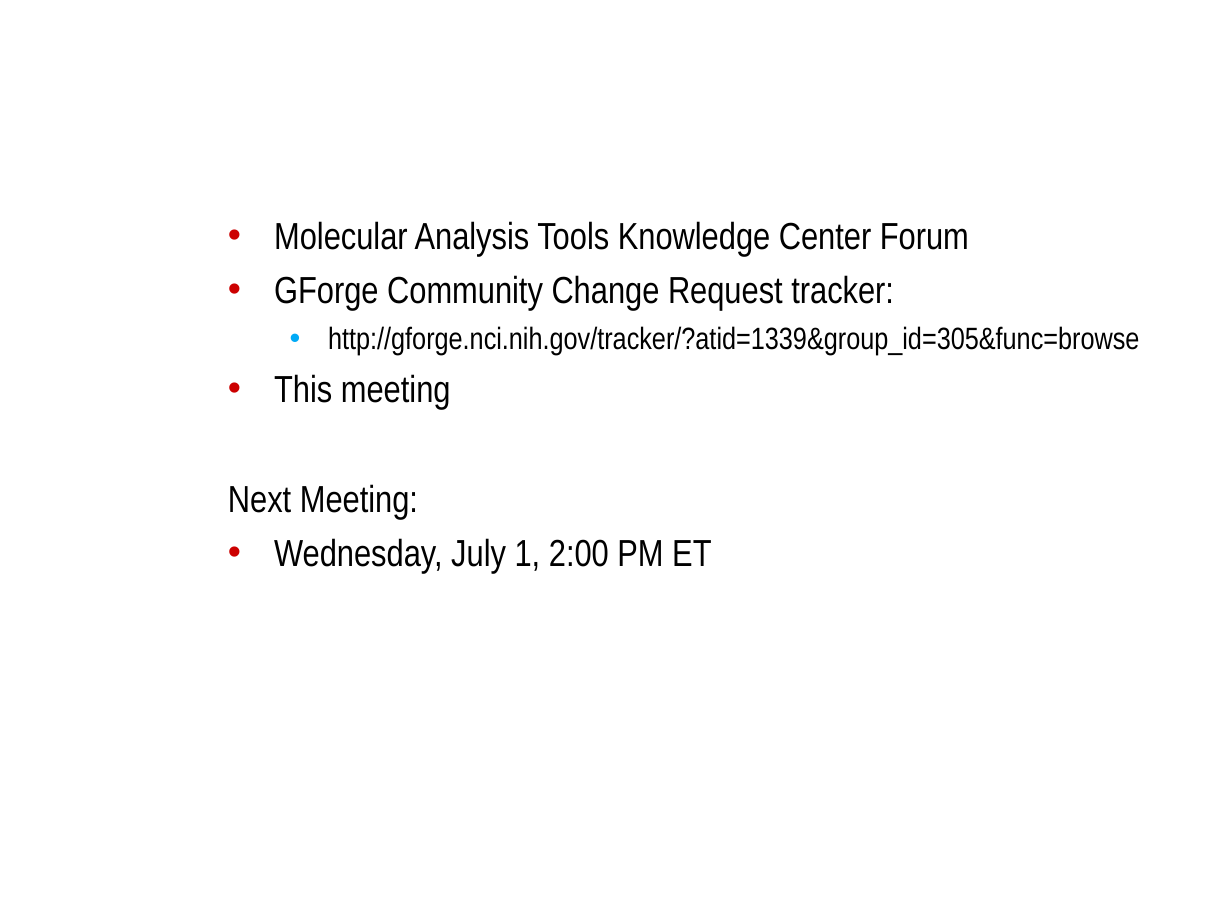
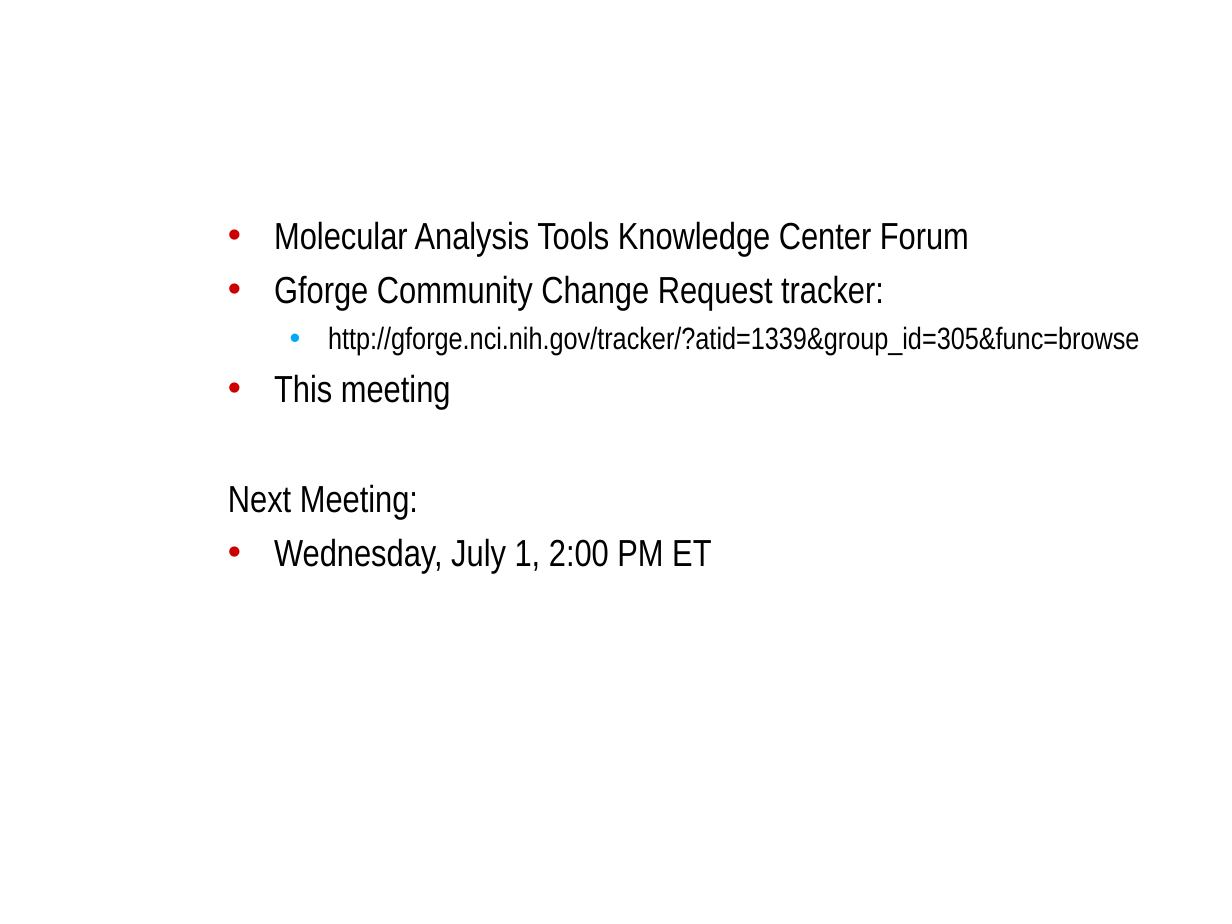
Before and after one commit to NCIP/caarray-docs, a slide deck: slide 14 of project_management/open_meetings/caArray User Community Meeting 2009.06.03.ppt (slide 10 before the commit). Drawn at 1232x924 pixels with LibreOffice and Linux fonts; fonts in the diff are those of the drawing; background and template pictures are left out. Boxes give left, top, right and bottom in pixels: in the first picture for what was removed or moved away, otherwise in the second. Text is boxed around its words. In the diff, an @@ line names an element or a change of style, - is before the commit and + after.

Commit message:
Slides for caArray user community meeting.

```diff
--- a/project_management/open_meetings/caArray User Community Meeting 2009.06.03.ppt
+++ b/project_management/open_meetings/caArray User Community Meeting 2009.06.03.ppt
@@ text at (x1=274, y1=275, x2=884, y2=311): text changed @@
-• GForge Community Change Request tracker:
+• Gforge Community Change Request tracker:
```
Also in this commit, not shown: 8 other slides changed, 4 slides added.
